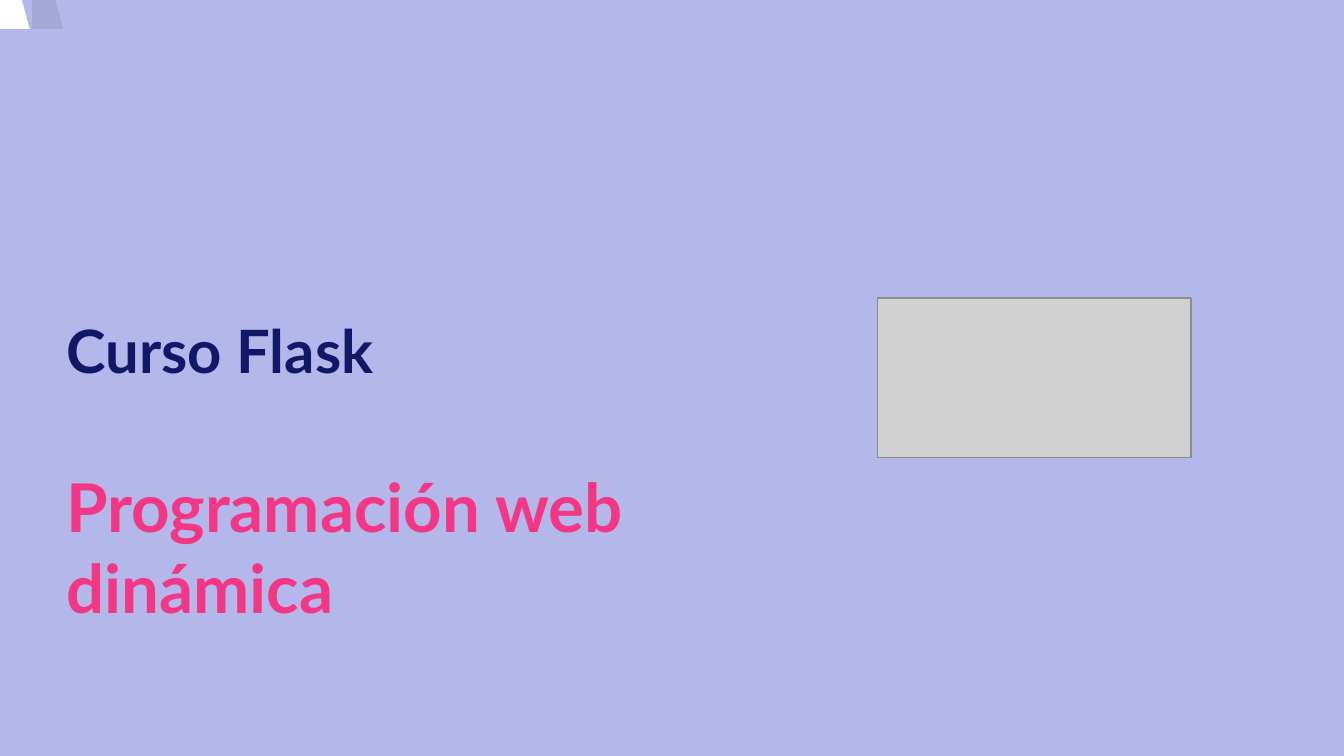
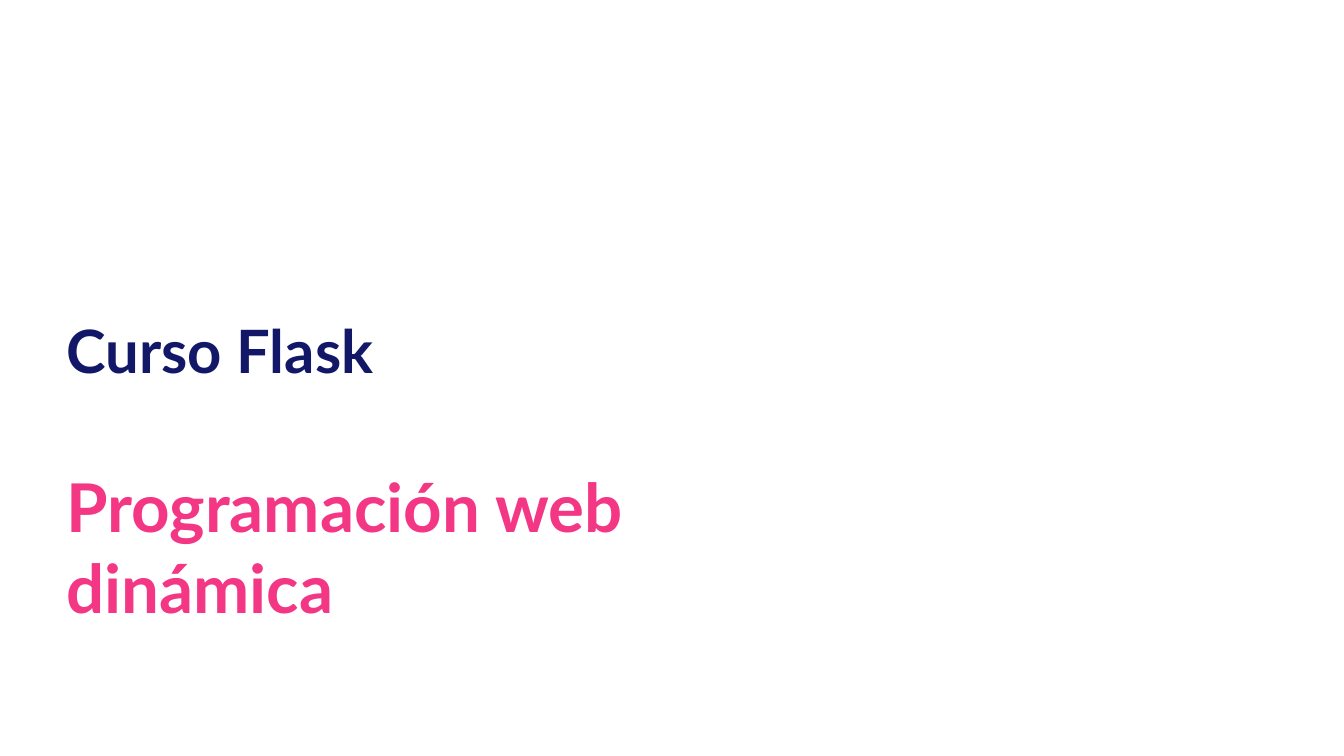
Before and after one commit to josedom24/plataforma_pledin, a slide deck: slide 1 of cursos/_flask/flask/curso/u02/u2.odp. Drawn at 1344x756 pixels with LibreOffice and Linux fonts; fonts in the diff are those of the drawing; grey boxes stand for pictures; background and template pictures are left out. Boxes give left, top, right and bottom in pixels: in the first picture for what was removed or moved away, otherwise in the second. Text is boxed around its words. In the diff, an @@ line names an element or a change of style, - is before the commit and + after.

```diff
--- a/cursos/_flask/flask/curso/u02/u2.odp
+++ b/cursos/_flask/flask/curso/u02/u2.odp
@@ background #B3B7E9 to picture (left out) @@
@@ freeform shape removed at [0, 0, 774, 756] @@
@@ freeform shape removed at [32, 0, 808, 756] @@
@@ picture removed at [878, 298, 1191, 458] @@
```
Also in this commit, not shown: 6 other slides changed, 12 other files.
